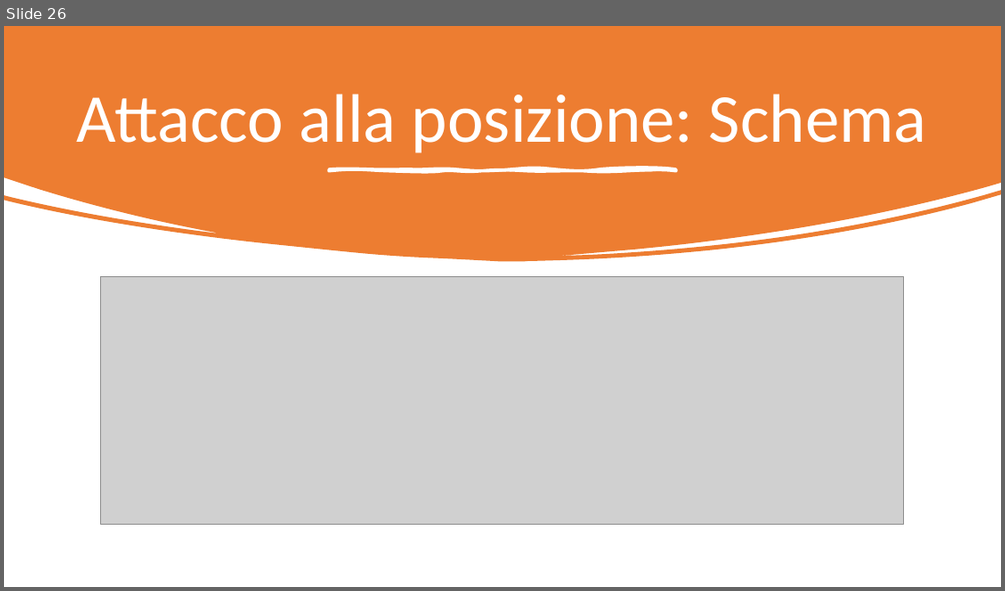
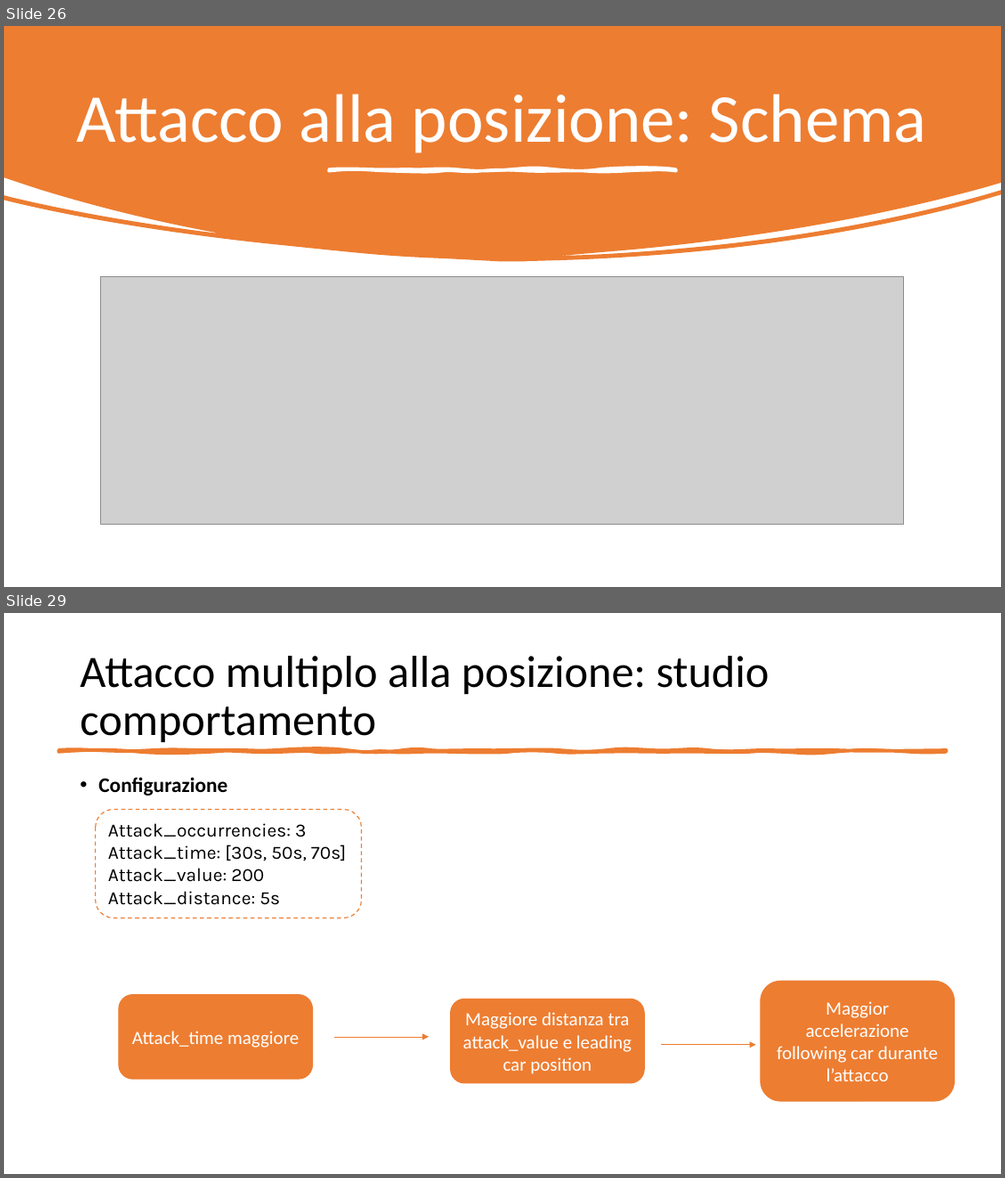
Before and after one commit to gerti98/FormalMethodsProject, a slide deck: Leading Car – Following Car.pptx. Shown one above the other, each under a label of ours: slide 26 before the commit, slides 26 and 29 after it; the slides between them are not shown. The pictures are 1005x591 and 1005x1178 pixels, drawn with LibreOffice and Linux fonts; fonts in the diff are those of the drawing; grey boxes stand for pictures. Boxes give left, top, right and bottom in pixels: in the first picture for what was removed or moved away, otherwise in the second. Text is boxed around its words. In the diff, an @@ line names an element or a change of style, - is before the commit and + after.

```diff
--- a/Leading Car – Following Car.pptx
+++ b/Leading Car – Following Car.pptx
@@ slide 29 added at (4, 613, 1001, 1174), background #FFFFFF @@
@@ title added at (80, 656, 769, 742), 43.2 pt, text #000000 @@
+Attacco multiplo alla posizione: studio comportamento
@@ freeform shape added at (58, 750, 947, 751), fill #ED7D31, outline #ED7D31 3.25 pt @@
@@ text added at (98, 777, 227, 795), 20 pt, text #000000, bold @@
+• Configurazione
@@ rounded rectangle added at (96, 809, 362, 917), outline #ED7D31 1 pt dashed, 18 pt, text #000000 @@
+Attack_occurrencies: 3
+Attack_time: [30s, 50s, 70s]
+Attack_value: 200
+Attack_distance: 5s
@@ rounded rectangle added at (760, 981, 955, 1101), fill #ED7D31, outline #ED7D31 1 pt, 18 pt, text #FFFFFF @@
+Maggior accelerazione following car durante l’attacco
@@ rounded rectangle added at (119, 995, 312, 1078), fill #ED7D31, outline #ED7D31 1 pt, 18 pt, text #FFFFFF @@
+Attack_time maggiore
@@ rounded rectangle added at (451, 999, 644, 1083), fill #ED7D31, outline #ED7D31 1 pt, 18 pt, text #FFFFFF @@
+Maggiore distanza tra attack_value e leading car position
@@ arrow added from (334, 1037) to (429, 1037), #ED7D31 0.5 pt @@
@@ arrow added from (662, 1045) to (756, 1045), #ED7D31 0.5 pt @@
```
Also in this commit, not shown: 5 slides changed, 2 other slides added, 2 slides removed, 6 other files.
